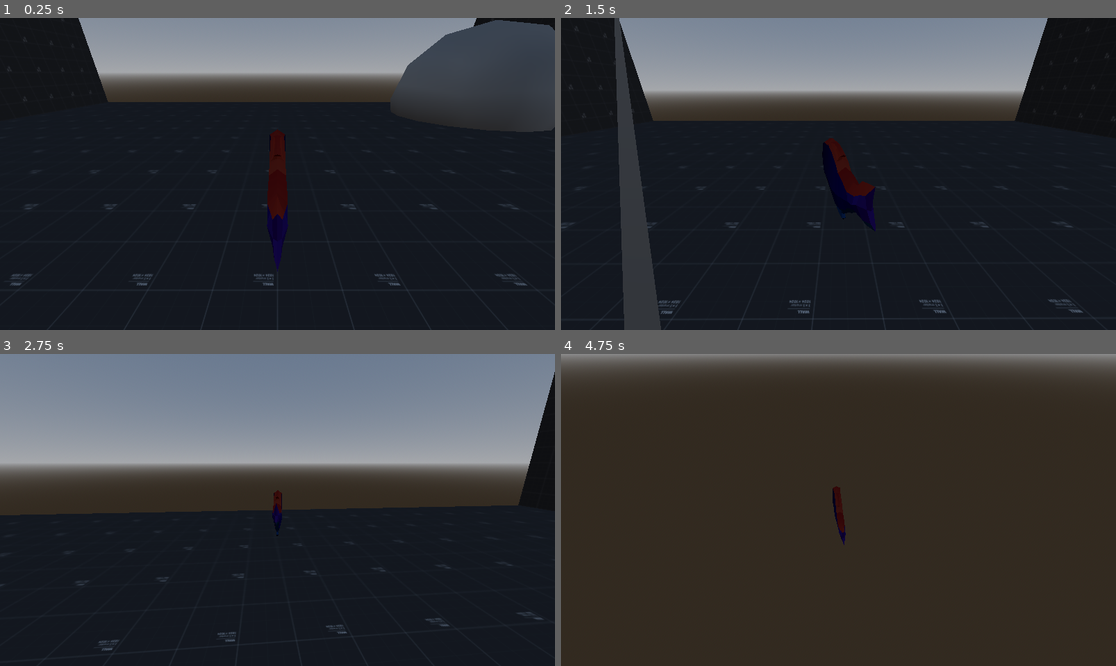
Above: before the commit, frames 1-4 (two rows, left to right).
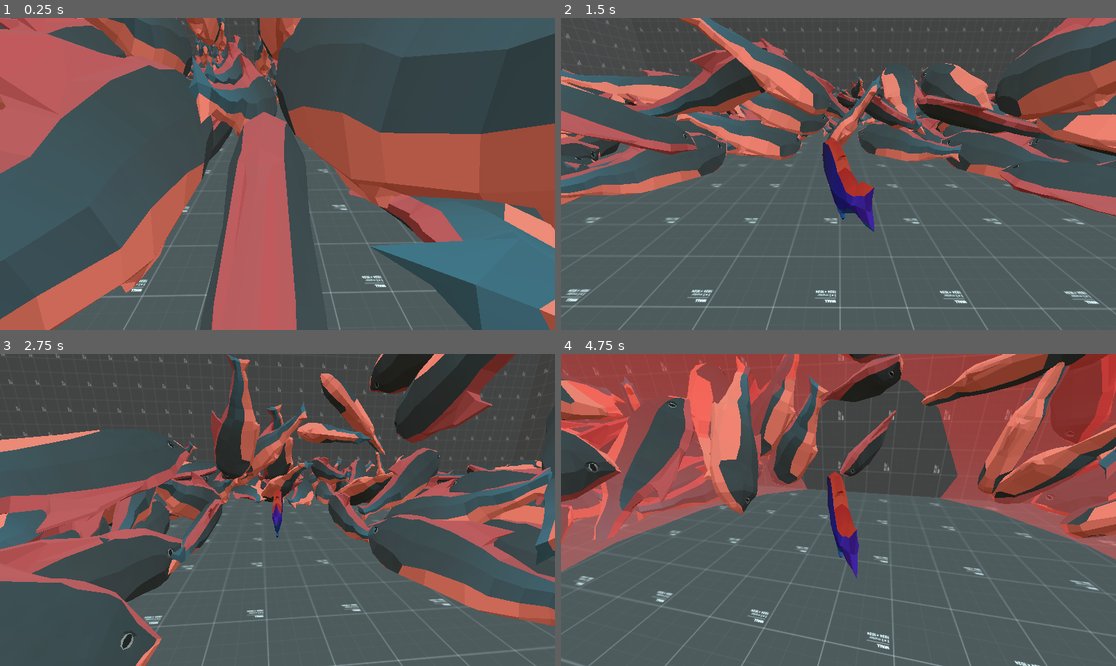
Above: after the commit, the same moments.

Repository: jamethy/fish-4
Game: Godot game, scene res://Scenes/test-scene.tscn
Same seed, same stepped clock (60 frames per second), same inputs: the game is played once before the commit and once after it.
Inputs (mouse positions are in pixels of both pictures, inside the frame that each line leads up to):
- Up to frame 1 (0.25 s): no input
- Up to frame 2 (1.5 s): tap Enter (ui_accept) at 0.5, 0.77 s; move the mouse to (866, 174) at 0.52 s; hold W (Forward) from 0.53 s (still down); tap Q (Bubble) at 0.6, 1.35 s; move the mouse to (810, 174) at 1.27 s
- Up to frame 3 (2.75 s): keep holding W (Forward); tap Enter (ui_accept) at 1.52 s; move the mouse to (288, 503) at 2.02 s; tap Space (Burst) at 2.1 s; tap Q (Bubble) at 2.3 s
- Up to frame 4 (4.75 s): keep holding W (Forward); move the mouse to (832, 516) at 2.77 s; tap Q (Bubble) at 2.85, 3.6, 4.55 s; tap Enter (ui_accept) at 3.02, 3.77, 4.52 s; move the mouse to (877, 513) at 3.52 s; move the mouse to (794, 506) at 4.27 s; tap Space (Burst) at 4.35 s

The runs differ from the first frame. In frame 1, 91% of the frame differs, in the area x 0-100%, y 0-100%; in frame 2, 98%; in frame 3, 98%; in frame 4, 98%.

Commit message:
Bubble Update

Diff:
--- a/Player/Player.gd
+++ b/Player/Player.gd
@@ -1,7 +1,6 @@
 extends CharacterBody3D
 
 @onready var bubble_timer = $BubbleTimer
-signal create_bubble (position)
 
 
 #Speed Variables
@@ -21,8 +20,8 @@
 
 #Bubble
 var has_bubble = true
-var bubble_count:int = 5
-var bubble_timout:float = 5.0
+@export var bubble_count:int = 5
+@export_range(0,5.0,.5) var bubble_timout:float = 5.0
 
 #Input Variables
 var direction = Vector3.ZERO
@@ -106,8 +105,8 @@
 func  _create_bubble():
 	has_bubble = false
 	bubble_count -= 1
-	emit_signal("create_bubble")
-	print("%s"% bubble_count)
+	Events.emit("player_wriggled",{"player_pos":self.global_position})
+	#print("%s"% bubble_count)
 	bubble_timer.wait_time = bubble_timout
 	bubble_timer.start()
 
--- a/Player/bubble.gd
+++ b/Player/bubble.gd
@@ -3,8 +3,8 @@
 
 @onready var bubble = $CSGSphere3D
 @onready var bubble_life:float
-@onready var bubble_life_max = 5.0
-@onready var bubble_speed = .1
+@onready var bubble_life_max = .2
+@onready var bubble_speed = .3
 
 func _ready():
 	bubble_life = bubble_life_max
--- a/Player/bubble.tscn
+++ b/Player/bubble.tscn
@@ -1,6 +1,16 @@
-[gd_scene load_steps=2 format=3 uid="uid://bbxk3uwxqds48"]
+[gd_scene load_steps=3 format=3 uid="uid://bbxk3uwxqds48"]
 
 [ext_resource type="Script" path="res://Player/bubble.gd" id="1_jx4np"]
+
+[sub_resource type="StandardMaterial3D" id="StandardMaterial3D_jxc4c"]
+transparency = 1
+cull_mode = 2
+albedo_color = Color(1, 0.270588, 0.270588, 0.443137)
+emission_enabled = true
+emission = Color(0.545098, 0, 0, 1)
+emission_energy_multiplier = 1.46
+backlight_enabled = true
+backlight = Color(0.678431, 0, 0, 1)
 
 [node name="Bubble" type="Node3D"]
 script = ExtResource("1_jx4np")
@@ -9,5 +19,6 @@
 use_collision = true
 collision_layer = 2
 collision_mask = 2
-radius = 1.0
+radius = 0.05
 radial_segments = 16
+material = SubResource("StandardMaterial3D_jxc4c")
--- /dev/null
+++ b/Scenes/test-scene.gd
@@ -0,0 +1,31 @@
+extends Node3D
+
+const BUBBLE = preload("res://Player/bubble.tscn")
+
+@onready
+var other_fish_scenes = [
+	preload("res://fish.tscn"),
+]
+
+@export var fish_count = 100
+
+# Called when the node enters the scene tree for the first time.
+func _ready():
+	Events.player_wriggled.connect(_on_player_wriggled)
+
+	for i in range(0, fish_count):
+		var new_fish = other_fish_scenes.pick_random().instantiate()
+		new_fish.position = Vector3(randf_range(-12, 12), randf_range(1, 3), randf_range(-12, 12))
+		add_child(new_fish)
+	Events.player_found_goal_fish.connect(_on_player_found_goal_fish)
+
+func _on_player_found_goal_fish(_d: Dictionary):
+	$CanvasLayer.visible = true
+	$Camera3D.target = $GoalFish
+
+
+# Called every frame. 'delta' is the elapsed time since the previous frame.
+func _on_player_wriggled(pos:Dictionary):
+	var scene = BUBBLE.instantiate()
+	self.add_child(scene)
+	scene.global_position =  pos["player_pos"]
--- a/Scenes/test-scene.tscn
+++ b/Scenes/test-scene.tscn
@@ -1,9 +1,9 @@
 [gd_scene load_steps=9 format=3 uid="uid://d3fiuxx6srntl"]
 
+[ext_resource type="Script" path="res://Scenes/test-scene.gd" id="1_5vkwr"]
 [ext_resource type="Texture2D" uid="uid://dafm0canr7uy2" path="res://Assets/Test Tile Textures/texture_01.svg" id="1_kua01"]
 [ext_resource type="PackedScene" uid="uid://ua1b473dkgkh" path="res://Player/player.tscn" id="2_rc6cb"]
 [ext_resource type="PackedScene" uid="uid://de1ollje6u46c" path="res://Player/player_camera.tscn" id="3_ohokl"]
-[ext_resource type="PackedScene" uid="uid://bbxk3uwxqds48" path="res://Player/bubble.tscn" id="4_dtvfl"]
 
 [sub_resource type="StandardMaterial3D" id="StandardMaterial3D_28j67"]
 albedo_texture = ExtResource("1_kua01")
@@ -16,43 +16,54 @@
 
 [sub_resource type="Environment" id="Environment_d1hp7"]
 background_mode = 2
+background_energy_multiplier = 2.2
 sky = SubResource("Sky_7kv2v")
 ambient_light_color = Color(0.498039, 0.498039, 0.498039, 1)
 
-[node name="Node3D2" type="Node3D"]
+[node name="test-scene" type="Node3D"]
+script = ExtResource("1_5vkwr")
+fish_count = 400
 
 [node name="CSGBox3D" type="CSGBox3D" parent="."]
 use_collision = true
-size = Vector3(20, 1, 20)
+size = Vector3(25, 1, 25)
 material = SubResource("StandardMaterial3D_28j67")
 
 [node name="CSGBox3D2" type="CSGBox3D" parent="."]
-transform = Transform3D(2.98023e-08, -1, 0, 1, 2.98023e-08, 0, 0, 0, 1, -10, 3, 0)
+transform = Transform3D(2.98023e-08, -1, 0, 1, 2.98023e-08, 0, 0, 0, 1, -14, 3, 0)
 use_collision = true
-size = Vector3(8, 1, 20)
+size = Vector3(8, 1, 25)
 material = SubResource("StandardMaterial3D_28j67")
 
 [node name="CSGBox3D3" type="CSGBox3D" parent="."]
-transform = Transform3D(2.98023e-08, -1, 0, 1, 2.98023e-08, 0, 0, 0, 1, 10, 3, 0)
+transform = Transform3D(2.98023e-08, -1, 0, 1, 2.98023e-08, 0, 0, 0, 1, 12, 3, 0)
 use_collision = true
-size = Vector3(8, 1, 20)
+size = Vector3(8, 1, 25)
+material = SubResource("StandardMaterial3D_28j67")
+
+[node name="CSGBox3D4" type="CSGBox3D" parent="."]
+transform = Transform3D(-1.3027e-15, 4.37114e-08, 1, 1, 2.98023e-08, 0, -2.98023e-08, 1, -4.37114e-08, -1, 3, 13)
+use_collision = true
+size = Vector3(8, 1, 25)
+material = SubResource("StandardMaterial3D_28j67")
+
+[node name="CSGBox3D5" type="CSGBox3D" parent="."]
+transform = Transform3D(-1.3027e-15, 4.37114e-08, 1, 1, 2.98023e-08, 0, -2.98023e-08, 1, -4.37114e-08, -1, 3, -13)
+use_collision = true
+size = Vector3(8, 1, 25)
 material = SubResource("StandardMaterial3D_28j67")
 
 [node name="Player" parent="." instance=ExtResource("2_rc6cb")]
-transform = Transform3D(1, 0, 0, 0, 1, 0, 0, 0, 1, 0, 1, 0)
+transform = Transform3D(1, 0, 0, 0, 1, 0, 0, 0, 1, 0, 1.3, 0)
 SPEED = 12.0
-burst_timer_max = 3.0
 burst_velocity = 24.0
-fish_impact_force = 0.007
+bubble_timout = 3.5
 
 [node name="WorldEnvironment" type="WorldEnvironment" parent="."]
 environment = SubResource("Environment_d1hp7")
 
 [node name="Camera3D" parent="." node_paths=PackedStringArray("target") instance=ExtResource("3_ohokl")]
-transform = Transform3D(-1, 3.90967e-08, -7.81933e-08, 0, 0.894427, 0.447214, 8.74228e-08, 0.447214, -0.894427, 0, 2, -2)
+transform = Transform3D(-1, 3.90967e-08, -7.81933e-08, 0, 0.894427, 0.447214, 8.74228e-08, 0.447214, -0.894427, 0, 2.3, -2)
 current = true
 target = NodePath("../Player")
 offset = Vector3(0, 1, -2)
-
-[node name="Bubble" parent="." instance=ExtResource("4_dtvfl")]
-transform = Transform3D(1, 0, 0, 0, 1, 0, 0, 0, 1, -7, 1, 6)
--- a/events.gd
+++ b/events.gd
@@ -1,6 +1,8 @@
 extends Node
 
 signal player_found_goal_fish(d)
+signal player_wriggled(d)
+	#logs current player position to create bubble
 
 func emit(signal_name: String, args: Dictionary = {}):
 	log_signal(signal_name, args)
Not shown: 1 places in initial_room.tscn that only renumber resources
